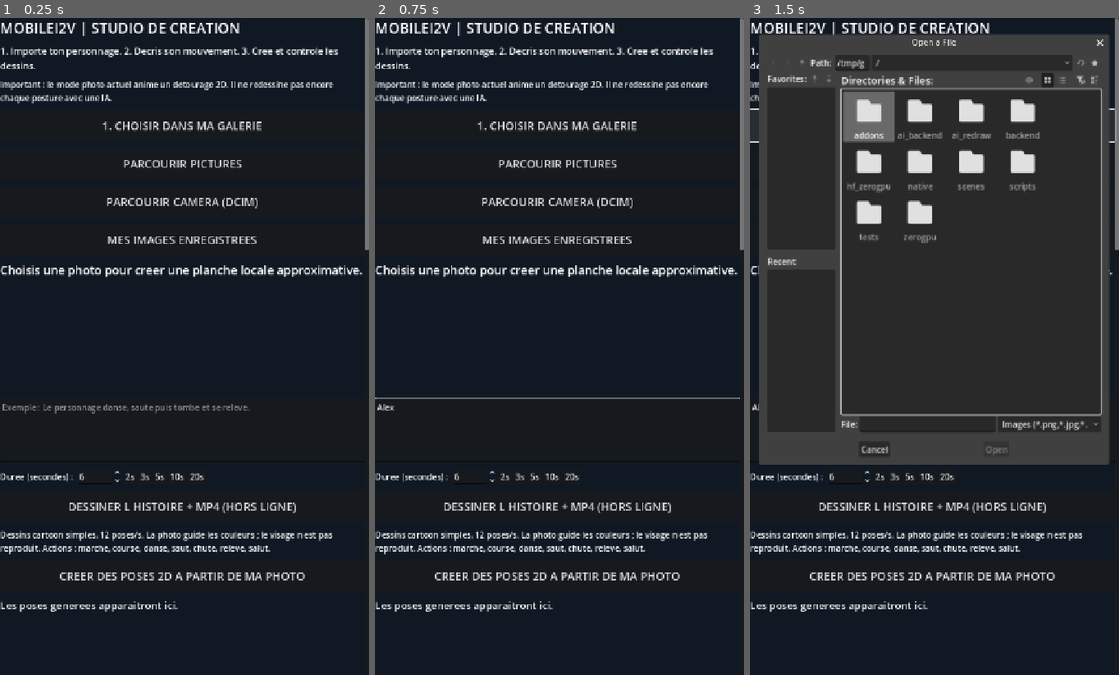
Above: before the commit, frames 1-3 (left to right).
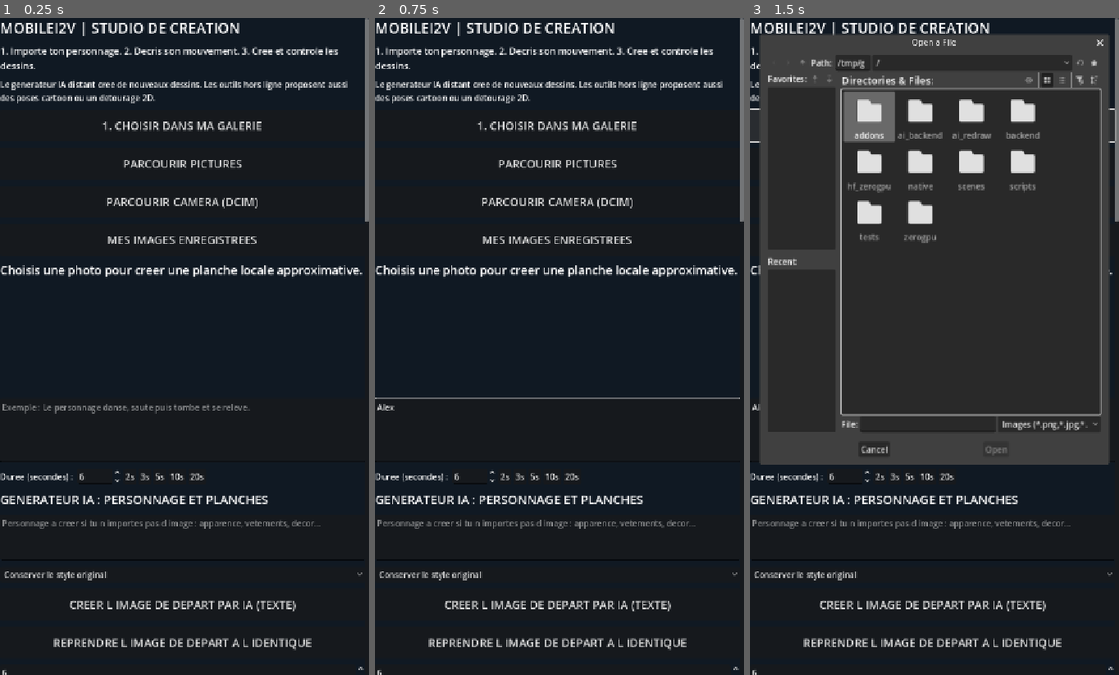
Above: after the commit, the same moments.

Repository: ericjamesempere-stack/MobileI2V-Xiaomi-
Game: Godot game, scene res://scenes/main.tscn
Same seed, same stepped clock (60 frames per second), same inputs: the game is played once before the commit and once after it.
Inputs (mouse positions are in pixels of both pictures, inside the frame that each line leads up to):
- Up to frame 1 (0.25 s): no input
- Up to frame 2 (0.75 s): click (555, 431) at 0.52 s; type "Alex" at 0.6 s
- Up to frame 3 (1.5 s): click "1. CHOISIR DANS MA GALERIE" at 1.25 s

The runs differ from the first frame. In frame 1, 5.5% of the frame differs, in the area x 0-100%, y 9-100%; in frame 2, 5.5%; in frame 3, 5.1%.

Commit message:
Add real text-to-image and reference redraw studio with style selection and resumable key drawings

Diff:
--- /dev/null
+++ b/scripts/hf_studio_generator.gd
@@ -0,0 +1,146 @@
+extends Node
+# Real remote inference. Public services have quotas and can become unavailable.
+signal progress(index: int, total: int)
+const TEXT_URL = "https://mrfakename-z-image-turbo.hf.space"
+const EDIT_URL = "https://prithivmlmods-qwen-image-edit-2511-loras-fast.hf.space"
+const STYLES = {
+    "original": ["Anything2Real", "Keep the exact original drawing style, character appearance, face, hair, outfit and colors."],
+    "cartoon": ["Anime-V2", "2D cartoon animation, clean expressive outlines, flat colors, consistent character design."],
+    "manga": ["Manga-Tone", "Japanese manga illustration, black and white ink, controlled screentones, consistent character design."],
+    "anime": ["Anime-V2", "Japanese anime animation, clean line art and cel shading, consistent character design."],
+    "3d": ["Pixar-Inspired-3D", "Stylized 3D rendered animation, coherent materials, soft studio lighting, consistent character design."],
+    "cinema": ["Anything2Real", "Cinematic realistic image, coherent lighting, physically plausible materials, consistent character identity."]
+}
+var last_error: String = ""
+var hf_token: String = ""
+
+func _call_api(base: String, api: String, data: Array) -> Dictionary:
+    var http := _new_http()
+    http.timeout = 180.0
+    http.body_size_limit = 24000000
+    add_child(http)
+    var url: String = base + "/gradio_api/call/" + api
+    var err: Error = http.request(url, _headers(["Content-Type: application/json"]), HTTPClient.METHOD_POST, JSON.stringify({"data": data}))
+    if err != OK:
+        http.queue_free()
+        return {"ok": false, "error": "Connexion impossible : " + error_string(err)}
+    var response: Array = await http.request_completed
+    http.queue_free()
+    if int(response[0]) != HTTPRequest.RESULT_SUCCESS or int(response[1]) != 200:
+        return {"ok": false, "error": "Service IA indisponible (HTTP %d, reseau %d)." % [response[1], response[0]]}
+    var queued: Variant = JSON.parse_string((response[3] as PackedByteArray).get_string_from_utf8())
+    if not queued is Dictionary or not queued.get("event_id", null) is String:
+        return {"ok": false, "error": "Reponse de file IA invalide."}
+    var stream := _new_http()
+    stream.timeout = 240.0
+    stream.body_size_limit = 24000000
+    add_child(stream)
+    err = stream.request(url + "/" + str(queued["event_id"]), _headers(["Accept: text/event-stream"]))
+    if err != OK:
+        stream.queue_free()
+        return {"ok": false, "error": "Lecture du resultat impossible."}
+    response = await stream.request_completed
+    stream.queue_free()
+    if int(response[0]) != HTTPRequest.RESULT_SUCCESS or int(response[1]) != 200:
+        return {"ok": false, "error": "File GPU indisponible (HTTP %d)." % response[1]}
+    return decode_event_stream((response[3] as PackedByteArray).get_string_from_utf8())
+
+func decode_event_stream(body: String) -> Dictionary:
+    for block in body.replace("\r\n", "\n").split("\n\n"):
+        var event: String = ""
+        var payload: String = ""
+        for line in block.split("\n"):
+            if line.begins_with("event: "):
+                event = line.substr(7).strip_edges()
+            elif line.begins_with("data: "):
+                payload += line.substr(6)
+        if event == "error":
+            if payload.to_lower().contains("quota") or payload.to_lower().contains("runs limit"):
+                return {"ok": false, "error": "Quota GPU gratuit atteint. Attends son renouvellement ou utilise ton compte Hugging Face gratuit via le champ Jeton dans Options avancees."}
+            return {"ok": false, "error": "Le service IA a refuse ou interrompu le calcul. Les dessins termines sont conserves."}
+        if event == "complete":
+            var value: Variant = JSON.parse_string(payload)
+            if value is Array:
+                return {"ok": true, "data": value}
+    return {"ok": false, "error": "Resultat IA absent. Aucune image inventee en remplacement."}
+
+func create_reference(description: String, style: String) -> Dictionary:
+    if description.strip_edges().is_empty() or not STYLES.has(style):
+        return {"ok": false, "error": "Description ou style manquant."}
+    var prompt: String = description + ". " + str(STYLES[style][1]) + " Single full body character, neutral standing pose, no text, no panels."
+    var result: Dictionary = await _call_api(TEXT_URL, "generate_image", [prompt, 512, 512, 9, 1234, false])
+    if not result.get("ok", false):
+        return result
+    var data: Array = result.get("data", [])
+    if data.is_empty() or not data[0] is Dictionary:
+        return {"ok": false, "error": "Fichier de reference absent."}
+    var url: String = str(data[0].get("url", ""))
+    if not url.begins_with(TEXT_URL + "/"):
+        return {"ok": false, "error": "Adresse du dessin IA non reconnue."}
+    var download := _new_http()
+    download.timeout = 60.0
+    download.body_size_limit = 12000000
+    add_child(download)
+    var err: Error = download.request(url, _headers([]))
+    if err != OK:
+        download.queue_free()
+        return {"ok": false, "error": "Telechargement impossible."}
+    var response: Array = await download.request_completed
+    download.queue_free()
+    if int(response[0]) != HTTPRequest.RESULT_SUCCESS or int(response[1]) != 200:
+        return {"ok": false, "error": "Telechargement IA echoue."}
+    var image := Image.new()
+    var raw: PackedByteArray = response[3]
+    if image.load_png_from_buffer(raw) != OK:
+        if image.load_jpg_from_buffer(raw) != OK or image.is_empty():
+            return {"ok": false, "error": "Dessin IA illisible."}
+    return {"ok": true, "image": image, "model": "Z-Image-Turbo", "identity_verified": false}
+
+func redraw(reference: Image, story: String, style: String, previous: Image = null) -> Dictionary:
+    if reference == null or reference.is_empty() or not STYLES.has(style) or story.strip_edges().is_empty():
+        return {"ok": false, "error": "Image, directive ou style invalide."}
+    var instruction: String = str(STYLES[style][1]) + " Image 1 is the permanent character reference. " + story
+    if previous != null:
+        instruction += " Image 2 is the previous approved drawing; keep temporal continuity with it."
+    var safety: Dictionary = await _call_api(EDIT_URL, "check_safety", [instruction])
+    if not safety.get("ok", false):
+        return safety
+    var check: Array = safety.get("data", [])
+    if check.is_empty() or not check[0] is Dictionary or str(check[0].get("status", "")) != "ok":
+        return {"ok": false, "error": "Directive refusee par le service d images."}
+    var images: Array[String] = [Marshalls.raw_to_base64(reference.save_png_to_buffer())]
+    if previous != null:
+        images.append(Marshalls.raw_to_base64(previous.save_png_to_buffer()))
+    var result: Dictionary = await _call_api(EDIT_URL, "edit_image", [JSON.stringify(images), instruction, str(STYLES[style][0]), 1234, false, 1.0, 4])
+    if not result.get("ok", false):
+        return result
+    var data: Array = result.get("data", [])
+    if data.is_empty() or not data[0] is Dictionary or str(data[0].get("status", "")) != "success":
+        return {"ok": false, "error": "Le moteur n a pas retourne de dessin."}
+    var encoded: String = str(data[0].get("image", ""))
+    if encoded.contains(","):
+        encoded = encoded.get_slice(",", 1)
+    if encoded.length() > 20000000:
+        return {"ok": false, "error": "Dessin trop volumineux."}
+    var output := Image.new()
+    if output.load_png_from_buffer(Marshalls.base64_to_raw(encoded)) != OK or output.is_empty():
+        return {"ok": false, "error": "PNG du moteur invalide."}
+    return {"ok": true, "image": output, "model": "Qwen-Image-Edit-2511-Rapid", "identity_verified": false}
+
+
+func _new_http() -> HTTPRequest:
+    var http := HTTPRequest.new()
+    # Optional managed-development proxy; ordinary Android uses direct HTTPS.
+    var proxy: String = OS.get_environment("HTTPS_PROXY")
+    if proxy.begins_with("http://") and not proxy.contains("@"):
+        var parts: PackedStringArray = proxy.trim_prefix("http://").trim_suffix("/").rsplit(":", true, 1)
+        if parts.size() == 2 and parts[1].is_valid_int():
+            http.set_https_proxy(parts[0], int(parts[1]))
+    return http
+
+
+func _headers(values: Array) -> PackedStringArray:
+    var headers := PackedStringArray(values)
+    if not hf_token.strip_edges().is_empty():
+        headers.append("Authorization: Bearer " + hf_token.strip_edges())
+    return headers
--- a/scripts/storyboard.gd
+++ b/scripts/storyboard.gd
@@ -6,6 +6,9 @@
 var contact_sheet: TextureRect
 var contact_caption: Label
 var skeleton_preview: TextureRect
+var character_description: TextEdit
+var drawing_style: OptionButton
+var ai_drawings_count: SpinBox
 var ai_endpoint: LineEdit
 var ai_token_input: LineEdit
 var ai_http: HTTPRequest
@@ -54,7 +57,7 @@
     sc.horizontal_scroll_mode = ScrollContainer.SCROLL_MODE_DISABLED
     _label("MOBILEI2V | STUDIO DE CREATION", 28)
     _label("1. Importe ton personnage. 2. Decris son mouvement. 3. Cree et controle les dessins.", 18)
-    _label("Important : le mode photo actuel anime un detourage 2D. Il ne redessine pas encore chaque posture avec une IA.", 16)
+    _label("Le generateur IA distant cree de nouveaux dessins. Les outils hors ligne proposent aussi des poses cartoon ou un detourage 2D.", 16)
     _button("1. CHOISIR DANS MA GALERIE", _choose_image)
     _button("PARCOURIR PICTURES", _choose_gallery)
     _button("PARCOURIR CAMERA (DCIM)", _choose_camera_gallery)
@@ -93,6 +96,24 @@
         preset.text = "%ds" % seconds
         preset.pressed.connect(func() -> void: duration_input.value = seconds)
         line.add_child(preset)
+    _label("GENERATEUR IA : PERSONNAGE ET PLANCHES", 24)
+    character_description = TextEdit.new()
+    character_description.custom_minimum_size = Vector2(0, 90)
+    character_description.placeholder_text = "Personnage a creer si tu n importes pas d image : apparence, vetements, decor..."
+    root_box.add_child(character_description)
+    drawing_style = OptionButton.new()
+    for label in ["Conserver le style original", "Dessin anime 2D", "Manga noir et blanc", "Anime couleur", "Image de synthese 3D", "Cinematique realiste"]:
+        drawing_style.add_item(label)
+    root_box.add_child(drawing_style)
+    _button("CREER L IMAGE DE DEPART PAR IA (TEXTE)", _create_remote_reference)
+    _button("REPRENDRE L IMAGE DE DEPART A L IDENTIQUE", _reuse_reference_drawing)
+    ai_drawings_count = SpinBox.new()
+    ai_drawings_count.min_value = 2
+    ai_drawings_count.max_value = 24
+    ai_drawings_count.value = 6
+    root_box.add_child(ai_drawings_count)
+    _label("Nombre de dessins IA ci-dessus. Les images sont envoyees aux moteurs Hugging Face. Quotas gratuits et attente possibles. La coherence doit etre controlee.", 16)
+    _button("DESSINER L HISTOIRE PAR IA (NOUVELLES POSES)", _draw_remote_story)
     _button("DESSINER L HISTOIRE + MP4 (HORS LIGNE)", _draw_offline_story)
     _label("Dessins cartoon simples, 12 poses/s. La photo guide les couleurs ; le visage n est pas reproduit. Actions : marche, course, danse, saut, chute, releve, salut.", 16)
     _button("CREER DES POSES 2D A PARTIR DE MA PHOTO", _automatic_local_movie)
@@ -132,7 +153,7 @@
     ai_endpoint.placeholder_text = "Moteurs HTTPS separes par ; (KARMA ONE)"
     advanced_box.add_child(ai_endpoint)
     var token_label := Label.new()
-    token_label.text = "Jeton du serveur IA (facultatif, jamais dans GitHub)"
+    token_label.text = "Jeton Hugging Face / serveur IA (facultatif, saisi uniquement dans l application)"
     advanced_box.add_child(token_label)
     ai_token_input = LineEdit.new()
     ai_token_input.secret = true
@@ -769,6 +790,9 @@
     picker.popup_centered_ratio(0.9)
 
 func _choose_image() -> void:
+    if ai_running or disk_drawing_running or exporting_video:
+        status.text = "Attends la fin de l operation en cours."
+        return
     # Native Android document/photo picker uses a user-selected URI; do not
     # request broad storage permissions merely to choose one image.
     # The selected content URI is passed to android_image_reader.gd.
@@ -808,7 +832,7 @@
     preview.texture = ImageTexture.create_from_image(img)
     status.text = "PHOTO CHARGEE (%d x %d) : preparation..." % [img.get_width(), img.get_height()]
     await get_tree().process_frame
-    status.text = "Photo importee. Decris une action. Le mode 2D conserve des morceaux de la photo; pas de redessin IA."
+    status.text = "Photo importee. Ecris ton histoire puis choisis le generateur IA et le style souhaites."
 
 func _texture_for_path(path: String) -> Texture2D:
     if path.begins_with("user://") or path.begins_with("/"):
@@ -1790,7 +1814,7 @@
                     nearest_distance = distance
                     nearest = int(original_idx)
             approved_timeline.append(old_to_new[nearest])
-    var data := {"version": 2, "karma_auto_export": karma_auto_export, " …(370 unchanged characters)…
+    var data := {"version": 2, "character_description": character_description.text, "drawing_style": drawing_style.selected, "ai_drawings_count": ai_drawings_count.value, "karma_auto_export": karma_auto_export, " …(370 unchanged characters)…
     var f := FileAccess.open(SAVE, FileAccess.WRITE)
     if f == null:
         status.text = "Erreur de sauvegarde"
@@ -1806,6 +1830,9 @@
     var data = JSON.parse_string(f.get_as_text())
     f.close()
     if not data is Dictionary: return
+    character_description.text = str(data.get("character_description", ""))
+    drawing_style.select(clampi(int(data.get("drawing_style", 0)), 0, 5))
+    ai_drawings_count.value = int(data.get("ai_drawings_count", 6))
     action_input.text = str(data.get("description", ""))
     ai_endpoint.text = str(data.get("ai_endpoint", ""))
     duration_input.value = float(data.get("duration_seconds", 6))
@@ -1958,3 +1985,139 @@
     var encoder: Object = Engine.get_singleton("MP4Exporter")
     if not bool(encoder.call("share_last_export")):
         status.text = "Exporte un MP4 dans cette session avant de le partager."
+
+
+func _selected_drawing_style() -> String:
+    return ["original", "cartoon", "manga", "anime", "3d", "cinema"][drawing_style.selected]
+
+func _create_remote_reference() -> void:
+    if ai_running or disk_drawing_running or exporting_video:
+        status.text = "Une operation est deja en cours."
+        return
+    var description: String = character_description.text.strip_edges()
+    if description.is_empty():
+        status.text = "Decris le personnage a creer dans le champ Personnage."
+        return
+    ai_running = true
+    status.text = "Creation IA de la reference. Attente GPU possible..."
+    var worker: Node = load("res://scripts/hf_studio_generator.gd").new()
+    worker.hf_token = ai_token_input.text.strip_edges()
+    add_child(worker)
+    var result: Dictionary = await worker.create_reference(description, _selected_drawing_style())
+    worker.queue_free()
+    ai_running = false
+    if not result.get("ok", false):
+        status.text = str(result.get("error", "Generation echouee."))
+        return
+    var folder: String = "user://projects/reference_ai_%d" % Time.get_ticks_usec()
+    if DirAccess.make_dir_recursive_absolute(ProjectSettings.globalize_path(folder)) != OK:
+        status.text = "Sauvegarde impossible."
+        return
+    var path: String = folder.path_join("original.png")
+    if (result["image"] as Image).save_png(path) != OK:
+        status.text = "Sauvegarde impossible."
+        return
+    await _image_chosen(path)
+    _reuse_reference_drawing()
+    status.text = "Reference creee par Z-Image-Turbo et sauvegardee. Saisis l histoire puis lance les nouveaux dessins IA."
+
+func _reuse_reference_drawing() -> void:
+    if ai_running or disk_drawing_running or exporting_video:
+        return
+    var texture: Texture2D = _texture_for_path(imported_path)
+    if texture == null:
+        status.text = "Importe ou cree une image de depart."
+        return
+    sources.assign([texture])
+    paths.assign([imported_path])
+    accepted.assign([false])
+    plan.assign([0])
+    frame_index = 0
+    _refresh()
+    _build_contact_sheet()
+    _save()
+    status.text = "Image de depart reprise a l identique : aucune regeneration."
+
+func _draw_remote_story() -> void:
+    if ai_running or disk_drawing_running or exporting_video:
+        status.text = "Une operation est deja en cours."
+        return
+    var reference: Image = load("res://scripts/android_image_reader.gd").read_image(imported_path)
+    if reference == null:
+        status.text = "Importe une photo ou cree d abord ton personnage par IA."
+        return
+    var story: String = action_input.text.strip_edges()
+    if story.is_empty():
+        status.text = "Ecris l histoire avant de lancer les dessins."
+        return
+    var style: String = _selected_drawing_style()
+    var duration: float = duration_input.value
+    var total: int = int(ai_drawings_count.value)
+    var motion: Dictionary = load("res://scripts/story_motion_planner.gd").new().plan(story, duration)
+    var cache_key: String = (imported_path + story + style + str(total) + str(duration)).sha256_text().substr(0, 24)
+    var folder: String = "user://projects/hf_" + cache_key
+    if DirAccess.make_dir_recursive_absolute(ProjectSettings.globalize_path(folder)) != OK:
+        status.text = "Dossier IA impossible a creer."
+        return
+    ai_running = true
+    last_ai_sequence_ok = false
+    var worker: Node = load("res://scripts/hf_studio_generator.gd").new()
+    worker.hf_token = ai_token_input.text.strip_edges()
+    add_child(worker)
+    var drawings: Array[Texture2D] = []
+    var drawing_paths: Array[String] = []
+    var previous: Image = null
+    var failure: String = ""
+    for index in range(total):
+        var path: String = folder.path_join("frame_%04d.png" % index)
+        var frame := Image.new()
+        var cached: bool = FileAccess.file_exists(path) and frame.load(path) == OK and not frame.is_empty()
+        if not cached:
+            var seconds: float = float(index) / float(maxi(1, total - 1)) * duration
+            var directive: String = story
+            var phase: float = 0.0
+            for step in motion.get("steps", []):
+                if seconds < float(step["end"]) or step == motion["steps"].back():
+                    directive = str(step["description"])
+                    phase = clampf((seconds - float(step["start"])) / maxf(0.001, float(step["end"]) - float(step["start"])), 0.0, 1.0)
+                    break
+            status.text = "Dessin IA %d/%d : attente GPU. Les PNG termines sont conserves." % [index + 1, total]
+            var instruction: String = "Draw exactly ONE full-frame drawing, no grid, no panels, no text. Full story: " + story + ". Current action: " + directive + ". Action progression: %d percent. Preserve the same background and character proportions." % roundi(phase * 100.0)
+            var result: Dictionary = await worker.redraw(reference, instruction, style, previous)
+            if not result.get("ok", false):
+                failure = str(result.get("error", "Erreur distante."))
+                break
+            frame = result["image"]
+            if previous != null and frame.get_size() == previous.get_size() and frame.get_data() == previous.get_data():
+                failure = "Le moteur a retourne deux dessins identiques. Verifie les directives avant de reprendre."
+                break
+            var temp: String = path + ".part"
+            if frame.save_png(temp) != OK or DirAccess.rename_absolute(temp, path) != OK:
+                failure = "Echec sauvegarde du dessin."
+                break
+        drawings.append(ImageTexture.create_from_image(frame))
+        drawing_paths.append(path)
+        previous = frame
+        preview.texture = drawings.back()
+        await get_tree().process_frame
+    worker.queue_free()
+    ai_running = false
+    if not drawings.is_empty():
+        sources = drawings
+        paths = drawing_paths
+        accepted.clear()
+        plan.clear()
+        for index in range(paths.size()):
+            accepted.append(false)
+            plan.append(index)
+        frame_index = 0
+        duration_input.value = duration
+        v5_sheet_loaded = true
+        _refresh()
+        _build_contact_sheet()
+        _save()
+    if not failure.is_empty():
+        status.text = "%d/%d dessins conserves. Relance avec les memes parametres pour reprendre. %s" % [drawing_paths.size(), total, failure]
+        return
+    last_ai_sequence_ok = true
+    status.text = "%d nouveaux dessins IA sauvegardes. Controle l identite et les poses, puis valide les images avant MP4. La coherence des visages et des poses doit etre controlee." % total
--- /dev/null
+++ b/tests/test_hf_studio_generator.gd
@@ -0,0 +1,12 @@
+extends SceneTree
+func _initialize() -> void:
+    var client: Node = load("res://scripts/hf_studio_generator.gd").new()
+    var result: Dictionary = client.decode_event_stream("event: heartbeat\n\nevent: complete\ndata: [{\"status\":\"success\",\"image\":\"abc\"}]\n\n")
+    assert(result.get("ok", false))
+    assert(result["data"][0]["image"] == "abc")
+    assert(client.decode_event_stream("event: complete\r\ndata: [1]\r\n\r\n")["ok"])
+    assert(not client.decode_event_stream("event: error\ndata: \"quota exceeded\"\n\n")["ok"])
+    assert(not client.decode_event_stream("event: complete\ndata: null\n\n")["ok"])
+    client.free()
+    print("HF_STUDIO_PROTOCOL_TESTS_OK")
+    quit(0)
Not shown, changed: export_presets.cfg
Not shown, added: docs/REAL_IMAGE_STUDIO.md
